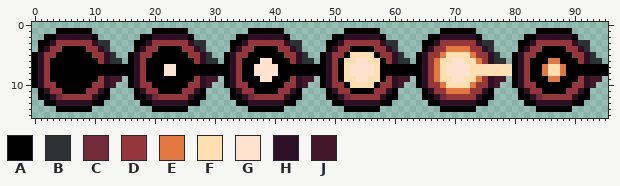
File history of a sprite sheet, Ludum-Dare-51/Textures/lazor_turret.png. The picture above is the old version.
The file is 96x16 pixels.
Palette (. is transparent): A #000000  B #2d3136  C #712b3b  D #94363a  E #e37840  F #fedfb1  G #ffe2cf  H #2e1026  J #431729
After the commit:
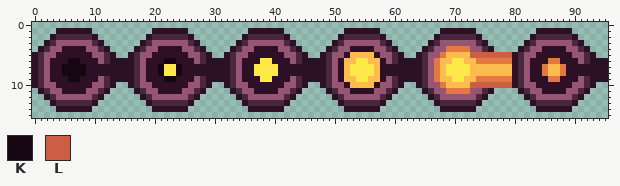
Colours new in this view: K #150611  L #cd5e46
What changed:
@@ palette @@
-A #000000
+A #2e1026
-D #94363a
+D #975475
-F #fedfb1
+F #ffbc4e
-G #ffe2cf
+G #ffe949
-H #2e1026
+H #49283d
@@ x 0..95 @@
  1 ....AAAAAA..........AAAAAA..........AAAAAA..........AAAAAA..........AAAAAA..........AAAAAA......
- 2 ..AAHHHHHHA.......AAHHHHHHA.......AAHHHHHHA.......AAHHHHHHA.......AAHHHHHHA.......AAHHHHHHA.....
- 3 .AAHDDDDDDHBB....AAHDDDDDDHBB....AAHDDDDDDHBB....AAHDDDDDDHBB....AAHDDDDDDHBB....AAHDDDDDDHBB...
- 4 .AHDDAAAADDHB....AHDDAAAADDHB....AHDDAAAADDHB....AHDDAAAADDHB....AHDDEEEEDDHB....AHDDAAAADDHB...
- 5 AHDDAAAAAADDHB..AHDDAAAAAADDHB..AHDDAAAAAADDHB..AHDDAFFFFADDHB..AHDDEFFFFEDDHB..AHDDAAAAAADDHB..
- 6 AHDAAAAAAAADHBB.AHDAAAAAAAADHBB.AHDAAAGGAAADHBB.AHDAFFGGFFADHBB.AHDEFFGGFFEDHBB.AHDAAAEEAAADHBB.
- 7 AHDAAAAAAAAAAAAAAHDAAAGGAAAAAAAAAHDAAGGGGAAAAAAAAHDAFGGGGFAAAAAAAHDEFGGGGFFFFFFFAHDAAEFFEAAAAAAA
- 8 AHDAAAAAAAAAAAAAAHDAAAGGAAAAAAAAAHDAAGGGGAAAAAAAAHDAFGGGGFAAAAAAAHDEFGGGGFFFFFFFAHDAAEFFEAAAAAAA
- 9 AHDAAAAAAAADHJJ.AHDAAAAAAAADHJJ.AHDAAAGGAAADHJJ.AHDAFFGGFFADHJJ.AHDEFFGGFFEDHJJ.AHDAAAEEAAADHJJ.
-10 AHDDAAAAAADDHJ..AHDDAAAAAADDHJ..AHDDAAAAAADDHJ..AHDDAFFFFADDHJ..AHDDEFFFFEDDHJ..AHDDAAAAAADDHJ..
+ 2 ...AHHHHHHA........AHHHHHHA........AHHHHHHA........AHHHHHHA........AHHHHHHA........AHHHHHHA.....
+ 3 ..AHDDDDDDHA......AHDDDDDDHA......AHDDDDDDHA......AHDDDDDDHA......AHDDDDDDHA......AHDDDDDDHA....
+ 4 .AHDDAAAADDHA....AHDDAAAADDHA....AHDDAAAADDHA....AHDDAAAADDHA....AHDDEEEEDDHA....AHDDAAAADDHA...
+ 5 AHDDAAAAAADDHA..AHDDAAAAAADDHA..AHDDAAAAAADDHA..AHDDAFFFFADDHA..AHDDEFFFFLLLLLLLAHDDAAAAAADDHA..
+ 6 AHDAAAKKAAADHAAAAHDAAAKKAAADHAAAAHDAAAGGAAADHAAAAHDAFFGGFFADHAAAAHDEFFGGFFEEEEEEAHDAAAEEAAADHAAA
+ 7 AHDAAKKKKAAAAAAAAHDAAKGGKAAAAAAAAHDAAGGGGAAAAAAAAHDAFGGGGFAAAAAAAHDEFGGGGFFFFFFFAHDAAEFFEAAAAAAA
+ 8 AHDAAKKKKAAAAAAAAHDAAKGGKAAAAAAAAHDAAGGGGAAAAAAAAHDAFGGGGFAAAAAAAHDEFGGGGFFFFFFFAHDAAEFFEAAAAAAA
+ 9 AHDAAAKKAAADHAAAAHDAAAKKAAADHAAAAHDAAAGGAAADHAAAAHDAFFGGFFADHAAAAHDEFFGGFFEEEEEEAHDAAAEEAAADHAAA
+10 AHDDAAAAAADDHA..AHDDAAAAAADDHA..AHDDAAAAAADDHA..AHDDAFFFFADDHA..AHDDEFFFFLLLLLLLAHDDAAAAAADDHA..
 11 .AHDDAAAADDHA....AHDDAAAADDHA....AHDDAAAADDHA....AHDDAAAADDHA....AHDDEEEEDDHA....AHDDAAAADDHA...
-12 .AAHCDDDDDHAA....AAHCDDDDDHAA....AAHCDDDDDHAA....AAHCDDDDDHAA....AAHCDDDDDHAA....AAHCDDDDDHAA...
-13 ..AAHHHHHHAA......AAHHHHHHAA......AAHHHHHHAA......AAHHHHHHAA......AAHHHHHHAA......AAHHHHHHAA....
+12 ..AHDDDDDDHA......AHDDDDDDHA......AHDDDDDDHA......AHDDDDDDHA......AHDDDDDDHA......AHDDDDDDHA....
+13 ...AHHHHHHA........AHHHHHHA........AHHHHHHA........AHHHHHHA........AHHHHHHA........AHHHHHHA.....
 14 ....AAAAAA..........AAAAAA..........AAAAAA..........AAAAAA..........AAAAAA..........AAAAAA......
